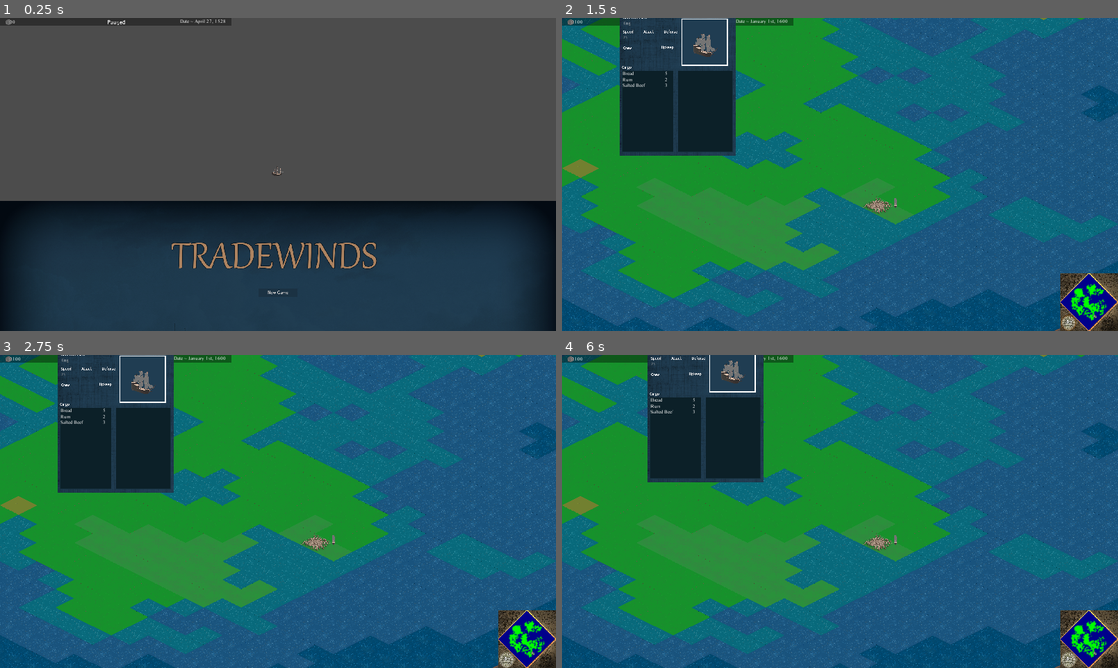
Above: before the commit, frames 1-4 (two rows, left to right).
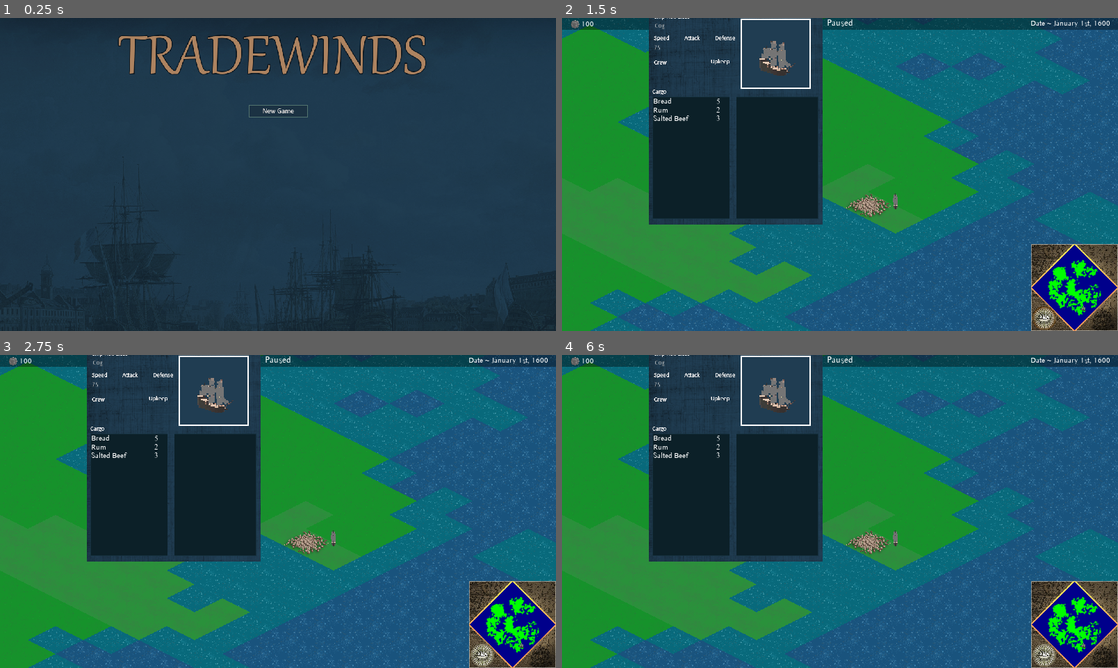
Above: after the commit, the same moments.

Repository: z-van-baars/tradewinds_godot
Game: Godot game, scene res://Scenes/Main.tscn
The game is run twice, just before and just after one commit, with the same random seed, the same clock (stepped at 60 frames per second) and the same inputs.
Inputs (mouse positions are in pixels of both pictures, inside the frame that each line leads up to; where the layout moved, square brackets give the same spot in the first picture):
- Up to frame 1 (0.25 s): no input
- Up to frame 2 (1.5 s): click (840, 111) [840, 293] at 0.5 s; click (1045, 318) [1067, 321] at 1.25 s
- Up to frame 3 (2.75 s): tap Enter at 2 s; move the mouse to (400, 495) at 2.02 s; press the mouse at (400, 495) at 2.03 s
- Up to frame 4 (6 s): release the mouse at (962, 495) at 2.75 s; tap Space at 2.75, 4.25, 5.75 s; drag from (728, 527) to (878, 533) at 2.77 s; tap Enter at 3.5, 5 s; move the mouse to (895, 442) at 3.52 s; hold Right mouse button (right_click) 3.53-4.25 s; click (895, 442) at 3.67 s; drag from (812, 574) to (673, 464) at 4.27 s; move the mouse to (1006, 558) at 5.02 s; hold Mouse wheel up (scrollwheel_up) 5.03-5.75 s; click (1006, 558) at 5.17 s; drag from (673, 464) to (756, 433) at 5.77 s

The runs differ from the first frame. In frame 1, 70% of the frame differs, in the area x 0-100%, y 0-100%; in frame 2, 47%; in frame 3, 47%; in frame 4, 46%.

Commit message:
a few tweaks to font and layout

Diff:
--- a/City/City.gd
+++ b/City/City.gd
@@ -28,7 +28,7 @@
 	set_label()
 
 func set_label():
-	$BBox/Label/NameLabel.text = city_name
+	$BBox/Label/NameLabel.text = city_name.capitalize()
 
 func increment_supply(artikel_name, quantity):
 	artikel_supply[artikel_name] += quantity
--- a/Scenes/Main.tscn
+++ b/Scenes/Main.tscn
@@ -213,8 +213,8 @@
 [node name="DateBar" type="ColorRect" parent="UILayer"]
 anchor_left = 0.5
 anchor_right = 0.5
-margin_left = -960.0
-margin_right = 960.0
+margin_left = -640.0
+margin_right = 640.0
 margin_bottom = 27.0
 color = Color( 0, 0, 0, 0.392157 )
 script = ExtResource( 32 )
@@ -922,9 +922,9 @@
 anchor_right = 0.5
 anchor_bottom = 0.5
 margin_left = -68.0
-margin_top = -113.5
+margin_top = -109.5
 margin_right = 68.0
-margin_bottom = -92.5
+margin_bottom = -88.5
 custom_fonts/font = ExtResource( 75 )
 text = "City Name Here"
 align = 1
@@ -932,16 +932,48 @@
 "_edit_use_anchors_": false
 }
 
+[node name="CaptainLabel" type="Label" parent="UILayer/InfoCard"]
+visible = false
+anchor_left = 0.5
+anchor_right = 0.5
+margin_left = -118.0
+margin_top = 40.0
+margin_right = 118.0
+margin_bottom = 61.0
+custom_fonts/font = ExtResource( 75 )
+text = "Captain - Bartholomew Wiggins"
+align = 1
+__meta__ = {
+"_edit_use_anchors_": false
+}
+
+[node name="LordLabel" type="Label" parent="UILayer/InfoCard"]
+visible = false
+anchor_left = 0.5
+anchor_top = 0.5
+anchor_right = 0.5
+anchor_bottom = 0.5
+margin_left = -62.5
+margin_top = -80.0
+margin_right = 62.5
+margin_bottom = -59.0
+custom_fonts/font = ExtResource( 75 )
+text = "Lord - Unknown"
+align = 1
+__meta__ = {
+"_edit_use_anchors_": false
+}
+
 [node name="HullLabel" type="Label" parent="UILayer/InfoCard"]
 visible = false
 anchor_left = 0.5
 anchor_top = 0.5
 anchor_right = 0.5
 anchor_bottom = 0.5
-margin_left = -62.5
-margin_top = -60.0
-margin_right = 62.5
-margin_bottom = -39.0
+margin_left = -62.0
+margin_top = -50.0
+margin_right = 63.0
+margin_bottom = -29.0
 custom_fonts/font = ExtResource( 75 )
 text = "Galleon"
 align = 1
@@ -956,9 +988,9 @@
 anchor_right = 0.5
 anchor_bottom = 0.5
 margin_left = -62.5
-margin_top = -60.0
+margin_top = -50.0
 margin_right = 62.5
-margin_bottom = -39.0
+margin_bottom = -29.0
 custom_fonts/font = ExtResource( 75 )
 text = "Pop - 58,000"
 align = 1
@@ -966,38 +998,6 @@
 "_edit_use_anchors_": false
 }
 
-[node name="CaptainLabel" type="Label" parent="UILayer/InfoCard"]
-visible = false
-anchor_left = 0.5
-anchor_right = 0.5
-margin_left = -118.0
-margin_top = 32.0
-margin_right = 118.0
-margin_bottom = 53.0
-custom_fonts/font = ExtResource( 75 )
-text = "Captain - Bartholomew Wiggins"
-align = 1
-__meta__ = {
-"_edit_use_anchors_": false
-}
-
-[node name="LordLabel" type="Label" parent="UILayer/InfoCard"]
-visible = false
-anchor_left = 0.5
-anchor_top = 0.5
-anchor_right = 0.5
-anchor_bottom = 0.5
-margin_left = -62.5
-margin_top = -88.0
-margin_right = 62.5
-margin_bottom = -67.0
-custom_fonts/font = ExtResource( 75 )
-text = "Lord - Unknown"
-align = 1
-__meta__ = {
-"_edit_use_anchors_": false
-}
-
 [node name="SpeedLabel" type="Label" parent="UILayer/InfoCard"]
 visible = false
 anchor_left = 0.5
@@ -1005,9 +1005,9 @@
 anchor_right = 0.5
 anchor_bottom = 0.5
 margin_left = -63.13
-margin_top = -36.0
+margin_top = -22.0
 margin_right = 61.87
-margin_bottom = -15.0
+margin_bottom = -1.0
 custom_fonts/font = ExtResource( 75 )
 text = "Speed - "
 align = 1
--- a/Scripts/DateBar.gd
+++ b/Scripts/DateBar.gd
@@ -3,7 +3,6 @@
 
 func _ready():
 	player = get_tree().root.get_node("Main/Player")
-	rect_size.x = OS.get_screen_size().x
 
 func _process(delta):
 	$SilverLabel.text = str(player.silver)
--- a/Scripts/MainMenu.gd
+++ b/Scripts/MainMenu.gd
@@ -1,7 +1,5 @@
 extends TextureRect
 
-func _ready():
-	rect_position.y = (1080 - OS.get_screen_size().y)
 
 func _on_NewGameButton_pressed():
 	hide()
--- a/project.godot
+++ b/project.godot
@@ -21,8 +21,8 @@
 
 [display]
 
-window/size/width=1920
-window/size/height=1080
+window/size/width=1280
+window/size/height=720
 window/size/test_width=1280
 window/size/test_height=720
 window/stretch/mode="2d"
Not shown: 1 places in Scenes/Main.tscn that only renumber resources
